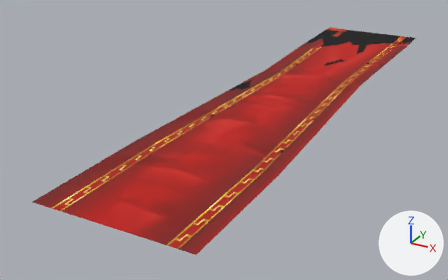
The FBX model PFATAL/Assets/_Graph/Meshes/Enviro/props/mesh_carpet_red.fbx, before and after one commit.
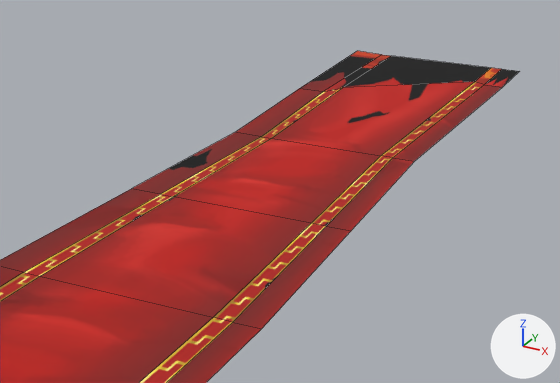
The first picture shows the older version from a 50 mm camera at (1.28, -3.02, 1.18) aimed at (-0.28, -0.17, -0.24). The close-ups show the older and then the newer version on the part from 31% to 98% of the width and 0% to 73% of the height of that picture. Only the edits that show in the close-ups are written down. The lights are fixed; the arrows at lower right show +X, +Y and +Z. The close-ups show mesh edges as thin lines. Vertices at exactly the same position are counted once.

Names of what the first close-up shows: 'mesh_carpet_red'.
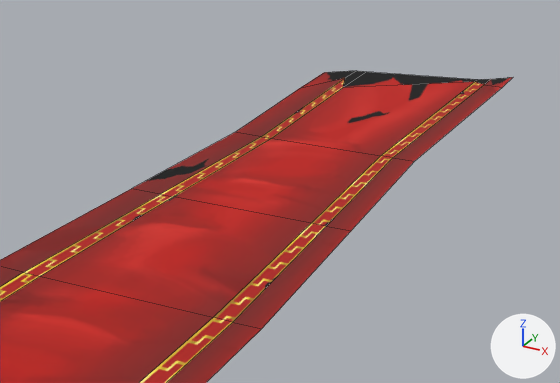
Boxes [x1, y1, x2, y2] around the edits, measured in the close-ups (560 x 383 px; the box of a moved part takes in the faces that stretch with it):
'mesh_carpet_red', reshaped, surface changed
    before: [0, 51, 519, 383]
    after: [0, 71, 513, 383]
part 1 of me_mesh_carpet_red, moved or reshaped
    before: [235, 51, 519, 138]
    after: [235, 71, 513, 138]
part 2 of me_mesh_carpet_red, surface changed
    before: [0, 51, 519, 302]
    after: [0, 71, 513, 302]

The change, as a list of edits to the scene's bpy script:
```text
Change me_mesh_carpet_red:
    used by ob_mesh_carpet_red; location = (0.0, 0.0, 0.0)
    remove me_mesh_carpet_red.from_pydata(...)  # 36 vertices, 25 faces; spans x -0.38..0.36, y -1.53..1.74, z 0.0
    add me_mesh_carpet_red.from_pydata(...)  # 36 vertices, 25 faces; spans x -0.38..0.36, y -1.53..1.63, z 0.0
    me_mesh_carpet_red part 1
    me_mesh_carpet_red.vertices[0].co: (0.26, 1.74, 0.0) -> (0.26, 1.56, 0.0)  # pixel (501, 69) -> pixel (490, 79)
    me_mesh_carpet_red.vertices[1].co: (-0.25, 1.74, 0.0) -> (-0.25, 1.43, 0.0)  # pixel (381, 54) -> pixel (356, 70)
    me_mesh_carpet_red.vertices[6].co: (0.21, 1.74, 0.0) -> (0.21, 1.53, 0.0)  # pixel (491, 67) -> pixel (477, 79)
    me_mesh_carpet_red.vertices[7].co: (-0.21, 1.74, 0.0) -> (-0.21, 1.43, 0.0)  # pixel (391, 55) -> pixel (366, 71)
    me_mesh_carpet_red.vertices[13].co: (-0.25, 1.06, 0.0) -> (-0.25, 1.3, 0.0)  # pixel (322, 91) -> pixel (344, 78)
    me_mesh_carpet_red.vertices[19].co: (0.33, 1.74, 0.0) -> (0.33, 1.63, 0.0)  # pixel (519, 71) -> pixel (513, 77)
    me_mesh_carpet_red.vertices[23].co: (-0.36, 1.74, 0.0) -> (-0.35, 1.34, 0.0)  # pixel (357, 50) -> pixel (324, 72)
    me_mesh_carpet_red part 2: texture (UV) coordinates of 15 of 25 faces, centred in x -0.33..0.29, y -1.2..1.61, z 0.0, changed; they spanned u 0.0..0.5, v -0.07..0.97 and now span u 0.0..0.44, v 0.03..0.96
```
